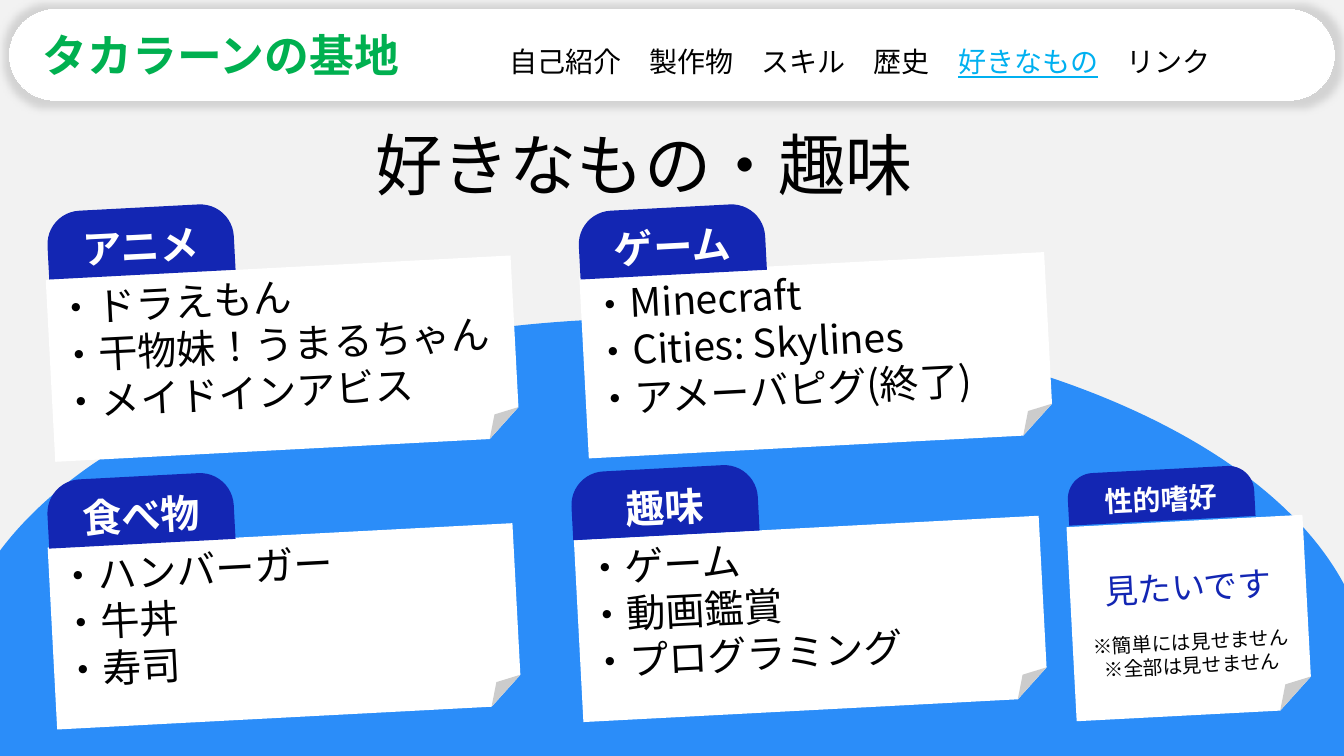
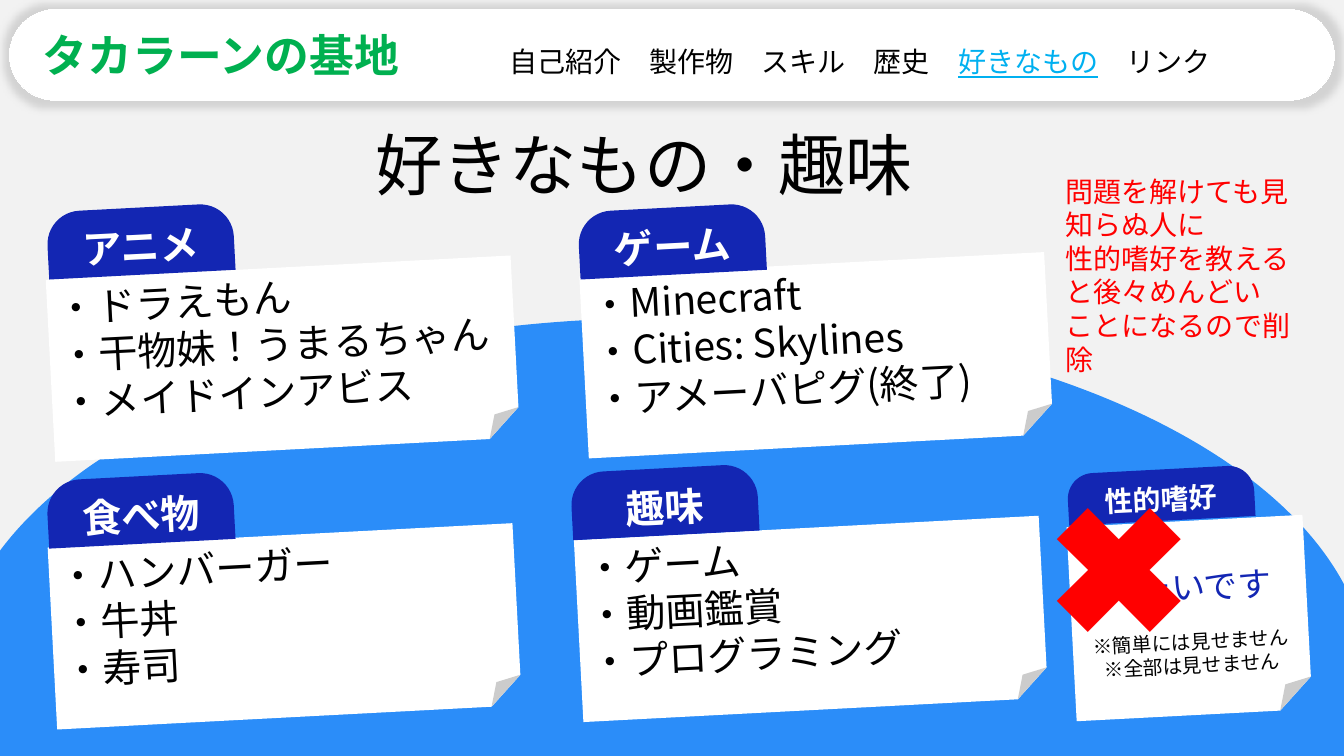
Before and after one commit to takara2314/MyHomePage, a slide deck: slide 6 of タカラーンの基地 新UI.pptx. Drawn at 1344x756 pixels with LibreOffice and Linux fonts; fonts in the diff are those of the drawing. Boxes give left, top, right and bottom in pixels: in the first picture for what was removed or moved away, otherwise in the second. Text is boxed around its words. In the diff, an @@ line names an element or a change of style, - is before the commit and + after.

```diff
--- a/タカラーンの基地 新UI.pptx
+++ b/タカラーンの基地 新UI.pptx
@@ text added at (1066, 178, 1290, 373), 20 pt, text #FF0000 @@
+問題を解けても見知らぬ人に
+性的嗜好を教えると後々めんどい
+ことになるので削除
@@ text added at (1038, 449, 1335, 677), 128 pt, text #FF0000 @@
+✖
```
Also in this commit, not shown: 2 other slides changed, 1 other file.
